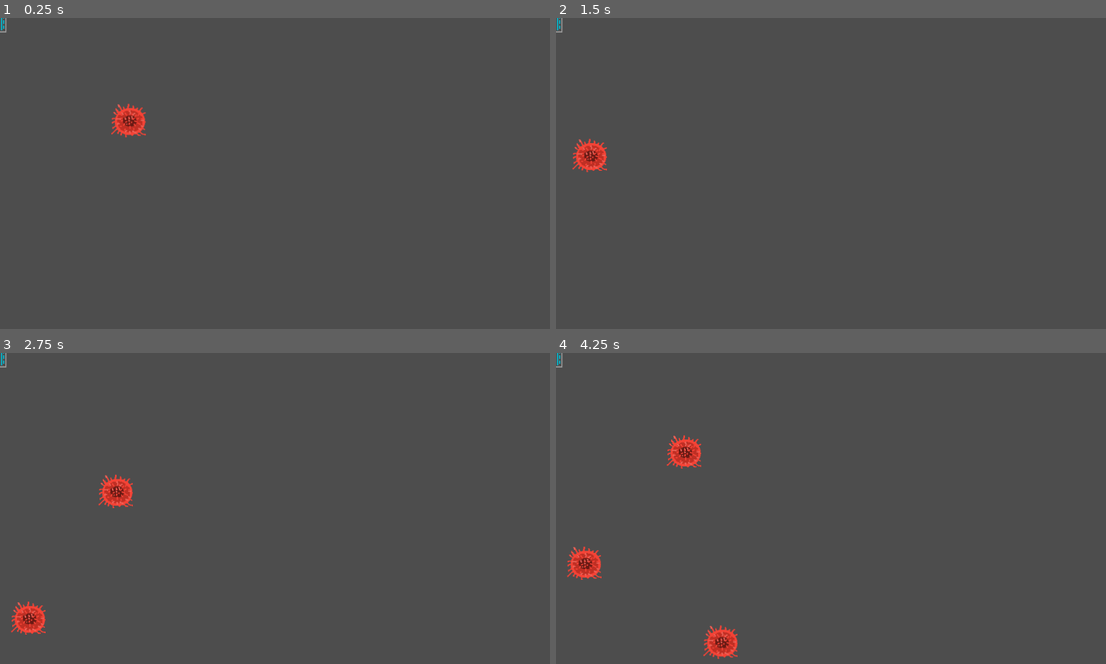
Above: before the commit, frames 1-4 (two rows, left to right).
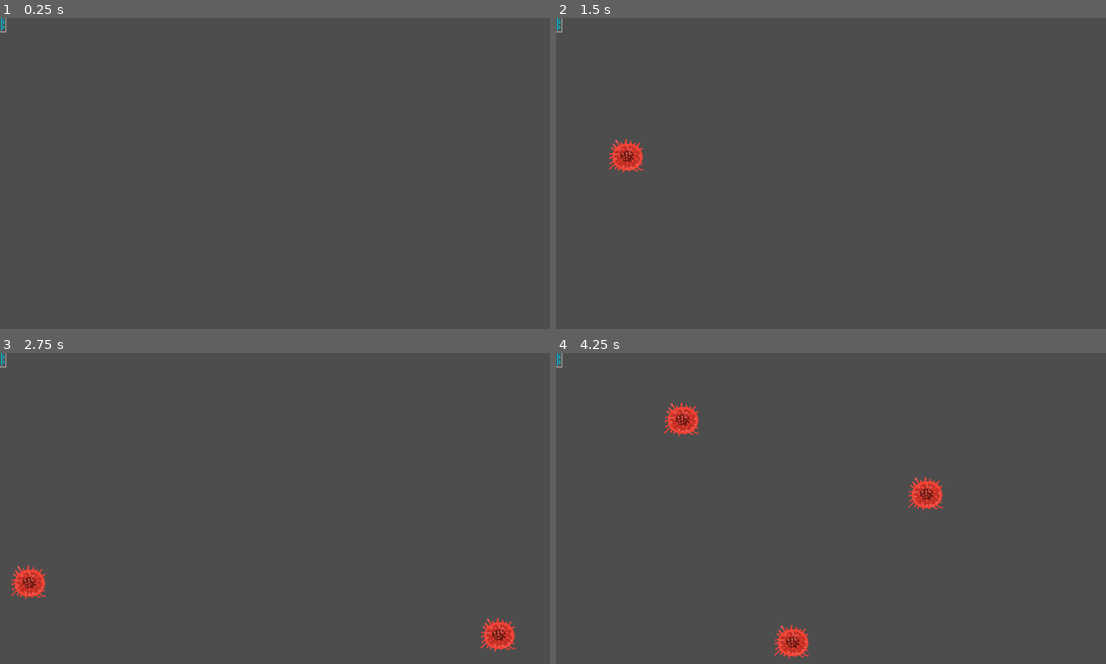
Above: after the commit, the same moments.

Repository: pbagnoud/minijam183
Game: Godot game, scene res://Scenes/main.tscn
Same seed, same stepped clock (60 frames per second), same inputs: the game is played once before the commit and once after it. The project has no main scene, so this scene is started directly.
Inputs:
- Up to frame 1 (0.25 s): no input
- Up to frame 2 (1.5 s): no input
- Up to frame 3 (2.75 s): no input
- Up to frame 4 (4.25 s): no input

The runs differ from the first frame. In frame 1, 0.5% of the frame differs, in the area x 20-27%, y 27-39%; in frame 2, 1.0%; in frame 3, 1.9%; in frame 4, 2.9%, in the area x 1-71%, y 15-99%.

Commit message:
queue free when ifinish path

Diff:
--- a/minijam183/Scenes/main.tscn
+++ b/minijam183/Scenes/main.tscn
@@ -31,7 +31,9 @@
 script = ExtResource("3_jjvhh")
 
 [node name="PathFollow2D" parent="Path2D" instance=ExtResource("4_kry3j")]
-position = Vector2(235.619, 140.744)
+position = Vector2(1151, 108)
+progress = 2916.07
+loop = false
 
 [connection signal="timeout" from="Round_timer" to="." method="_on_round_timer_timeout"]
 [connection signal="timeout" from="Spawn_timer" to="." method="_on_spawn_timer_timeout"]
--- a/minijam183/Scenes/path_follow_2d.tscn
+++ b/minijam183/Scenes/path_follow_2d.tscn
@@ -5,8 +5,8 @@
 
 [node name="PathFollow2D" type="PathFollow2D"]
 rotation = -0.00425529
-progress = 267.86
 rotates = false
+loop = false
 script = ExtResource("1_a0hxn")
 
 [node name="CharacterBody2D" parent="." instance=ExtResource("2_qdug8")]
--- a/minijam183/Scripts/path_2d.gd
+++ b/minijam183/Scripts/path_2d.gd
@@ -1,7 +1,7 @@
 extends Path2D
 
 var timer = 0
-var spawntime = 2
+var spawntime = 1
 var follower = preload("res://Scenes/path_follow_2d.tscn")
 
 func _process(delta: float) -> void:
--- a/minijam183/Scripts/path_follow_2d.gd
+++ b/minijam183/Scripts/path_follow_2d.gd
@@ -1,6 +1,9 @@
 extends PathFollow2D
 
-@export var runspeed = 200
+@export var runspeed = 1000
 
 func _process(delta: float) -> void:
 		set_progress(progress + runspeed * delta)
+
+		if progress_ratio == 1:
+			queue_free()
